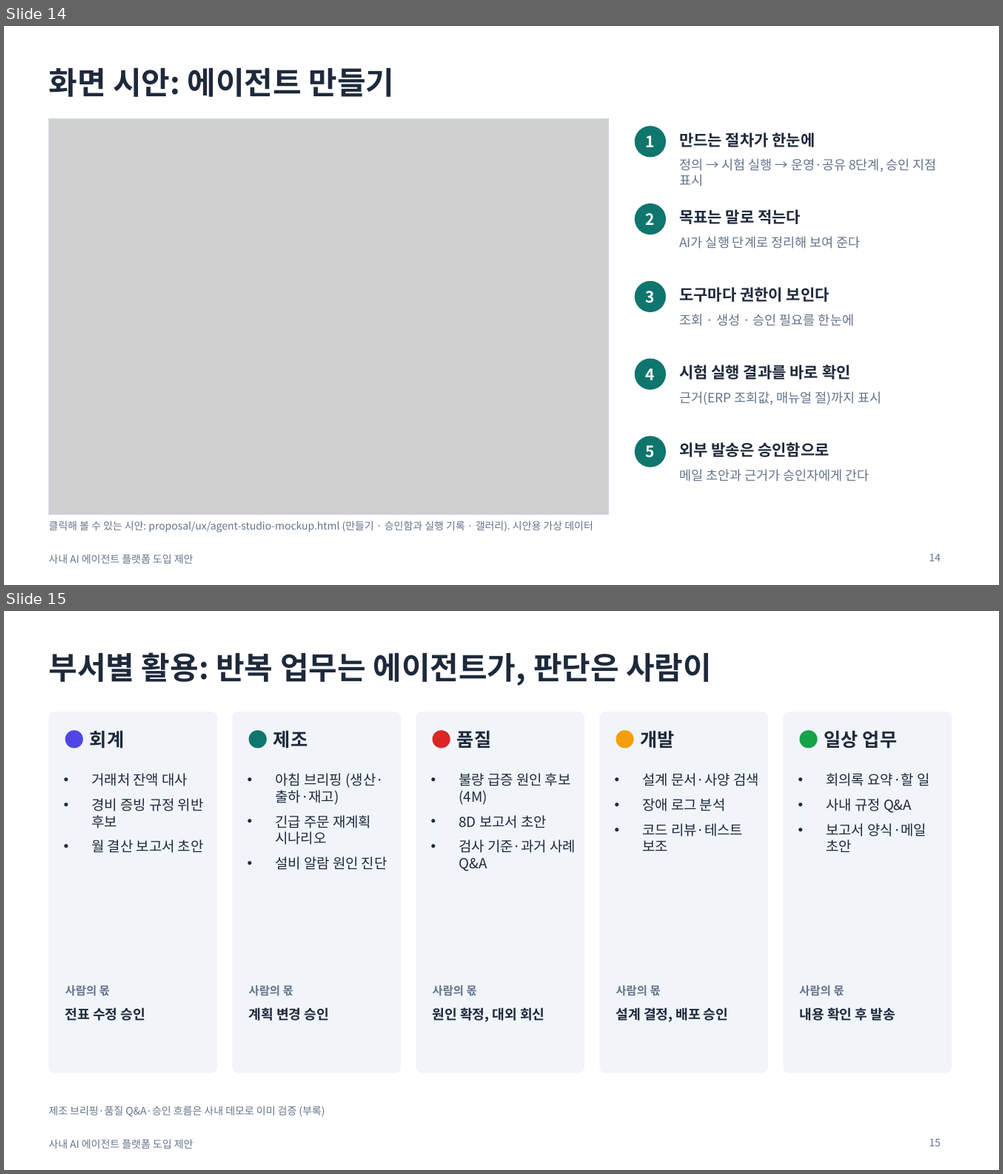
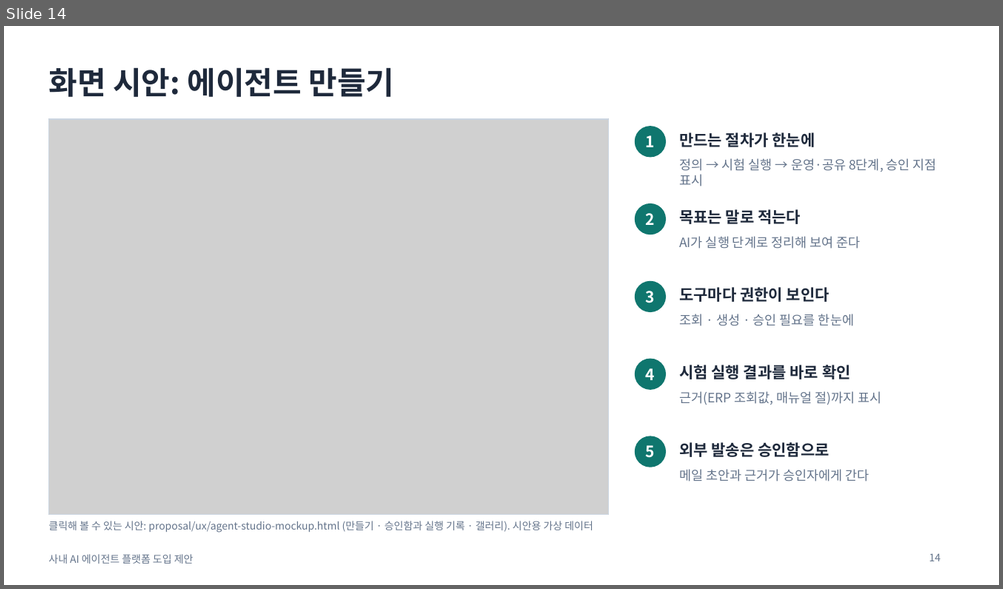
Before and after one commit to lucky-sugar-park/tech-review, a slide deck: proposal/ai-agent-platform-proposal-v2.pptx. Shown one above the other, each under a label of ours: slides 14 and 15 before the commit, slide 14 after it. The pictures are 1003x1174 and 1003x589 pixels, drawn with LibreOffice and Linux fonts; fonts in the diff are those of the drawing; grey boxes stand for pictures. Boxes give left, top, right and bottom in pixels: in the first picture for what was removed or moved away, otherwise in the second. Text is boxed around its words. In the diff, an @@ line names an element or a change of style, - is before the commit and + after.

```diff
--- a/proposal/ai-agent-platform-proposal-v2.pptx
+++ b/proposal/ai-agent-platform-proposal-v2.pptx
@@ slide 15 removed at (x1=4, y1=611, x2=999, y2=1170), background #FFFFFF; not listed: 1 template element that a slide beside it also shows @@
@@ title removed at (x1=48, y1=652, x2=711, y2=686) @@
-부서별 활용: 반복 업무는 에이전트가, 판단은 사람이
@@ rounded rectangle removed at (x1=48, y1=712, x2=217, y2=1073) @@
@@ rounded rectangle removed at (x1=233, y1=712, x2=401, y2=1073) @@
@@ rounded rectangle removed at (x1=416, y1=712, x2=584, y2=1073) @@
@@ rounded rectangle removed at (x1=600, y1=712, x2=768, y2=1073) @@
@@ rounded rectangle removed at (x1=783, y1=712, x2=951, y2=1073) @@
@@ ellipse removed at (x1=65, y1=730, x2=83, y2=749) @@
@@ text removed at (x1=90, y1=731, x2=124, y2=749) @@
-회계
@@ ellipse removed at (x1=249, y1=730, x2=267, y2=749) @@
@@ text removed at (x1=273, y1=731, x2=307, y2=749) @@
-제조
@@ ellipse removed at (x1=432, y1=730, x2=450, y2=749) @@
@@ text removed at (x1=457, y1=731, x2=491, y2=748) @@
-품질
@@ ellipse removed at (x1=616, y1=730, x2=634, y2=749) @@
@@ text removed at (x1=640, y1=731, x2=674, y2=749) @@
-개발
@@ ellipse removed at (x1=800, y1=730, x2=817, y2=749) @@
@@ text removed at (x1=824, y1=731, x2=896, y2=749) @@
-일상 업무
@@ text removed at (x1=91, y1=773, x2=204, y2=853) @@
-• 거래처 잔액 대사
-• 경비 증빙 규정 위반 후보
-• 월 결산 보고서 초안
@@ text removed at (x1=275, y1=773, x2=387, y2=870) @@
-• 아침 브리핑 (생산·출하·재고)
-• 긴급 주문 재계획 시나리오
-• 설비 알람 원인 진단
@@ text removed at (x1=642, y1=773, x2=759, y2=851) @@
-• 설계 문서·사양 검색
-• 장애 로그 분석
-• 코드 리뷰·테스트 보조
@@ text removed at (x1=825, y1=773, x2=929, y2=852) @@
-• 회의록 요약·할 일
-• 사내 규정 Q&A
-• 보고서 양식·메일 초안
@@ text removed at (x1=458, y1=815, x2=575, y2=871) @@
-• 불량 급증 원인 후보 (4M)
-• 8D 보고서 초안
-• 검사 기준·과거 사례 Q&A
@@ text removed at (x1=65, y1=985, x2=110, y2=997) @@
-사람의 몫
@@ text removed at (x1=249, y1=985, x2=293, y2=997) @@
-사람의 몫
@@ text removed at (x1=432, y1=985, x2=477, y2=997) @@
-사람의 몫
@@ text removed at (x1=616, y1=985, x2=660, y2=997) @@
-사람의 몫
@@ text removed at (x1=799, y1=985, x2=844, y2=997) @@
-사람의 몫
@@ text removed at (x1=65, y1=1008, x2=145, y2=1021) @@
-전표 수정 승인
@@ text removed at (x1=249, y1=1008, x2=329, y2=1021) @@
-계획 변경 승인
@@ text removed at (x1=432, y1=1008, x2=544, y2=1022) @@
-원인 확정, 대외 회신
@@ text removed at (x1=616, y1=1008, x2=728, y2=1022) @@
-설계 결정, 배포 승인
@@ text removed at (x1=800, y1=1008, x2=894, y2=1021) @@
-내용 확인 후 발송
@@ text removed at (x1=48, y1=1106, x2=324, y2=1117) @@
-제조 브리핑·품질 Q&A·승인 흐름은 사내 데모로 이미 검증 (부록)
@@ page number removed at (x1=929, y1=1139, x2=941, y2=1147) @@
-15
```
Also in this commit, not shown: 2 slides changed, 3 other files.
